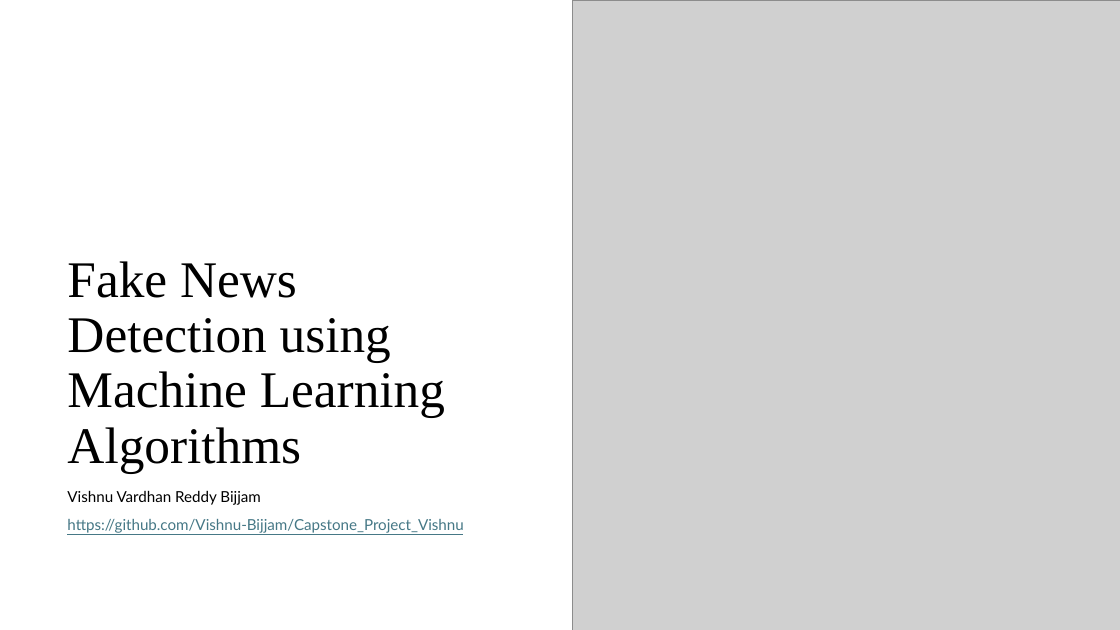
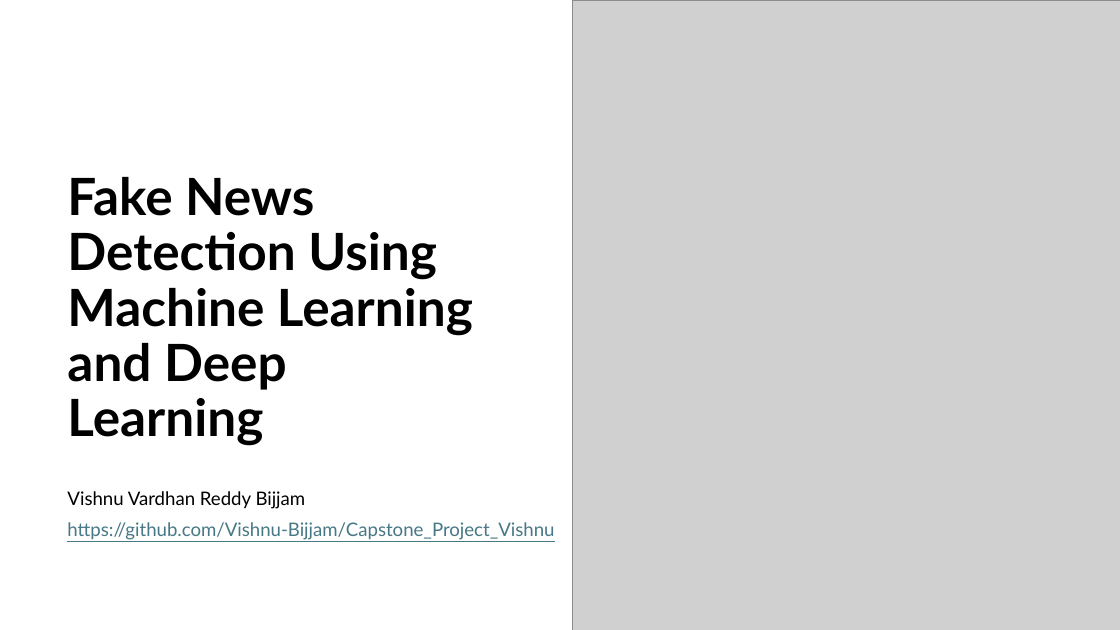
Before and after one commit to Vishnu-Bijjam/Capstone_Project_Vishnu, a slide deck: slide 1 of Capstone PPT Vishnu.pptx. Drawn at 1120x630 pixels with LibreOffice and Linux fonts; fonts in the diff are those of the drawing; grey boxes stand for pictures. Boxes give left, top, right and bottom in pixels: in the first picture for what was removed or moved away, otherwise in the second. Text is boxed around its words. In the diff, an @@ line names an element or a change of style, - is before the commit and + after.

Commit message:
Updated PPT

```diff
--- a/Capstone PPT Vishnu.pptx
+++ b/Capstone PPT Vishnu.pptx
@@ title at [67,177,473,446]: text changed; font Times New Roman to Lato; bold on @@
-Fake News Detection using Machine Learning Algorithms
+Fake News Detection Using Machine Learning and Deep Learning
@@ subtitle "Vishnu Vardhan Reddy Bijjam" at [67,491,554,540]: size 13 to 16 pt @@
```
Also in this commit, not shown: 1 slide added, 1 slide removed.
